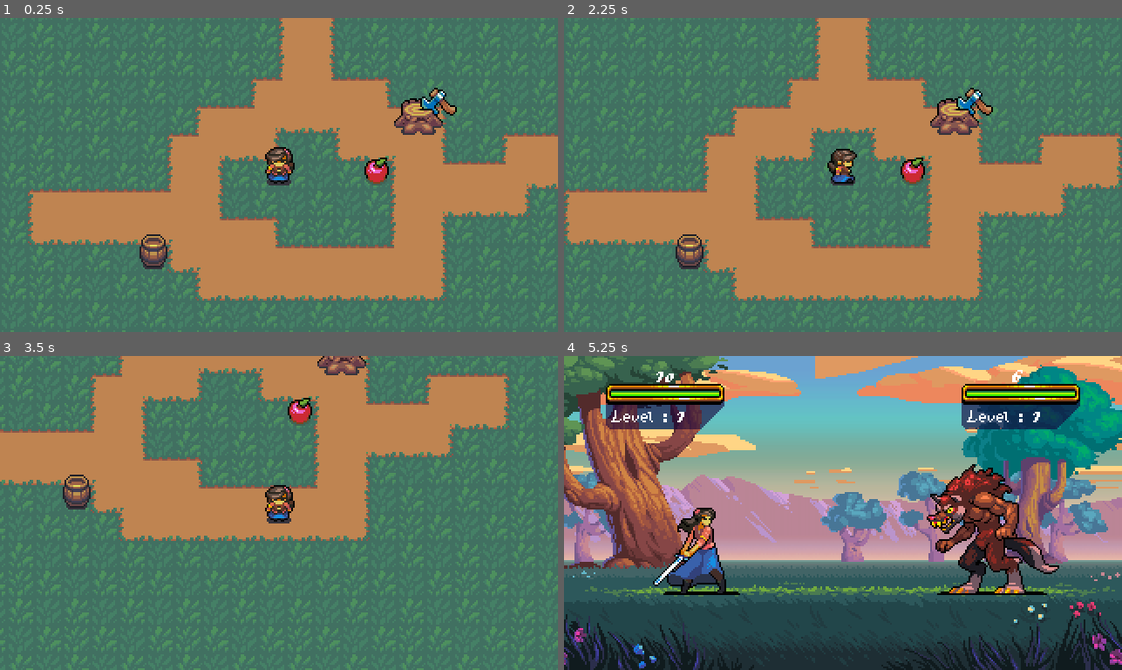
Above: before the commit, frames 1-4 (two rows, left to right).
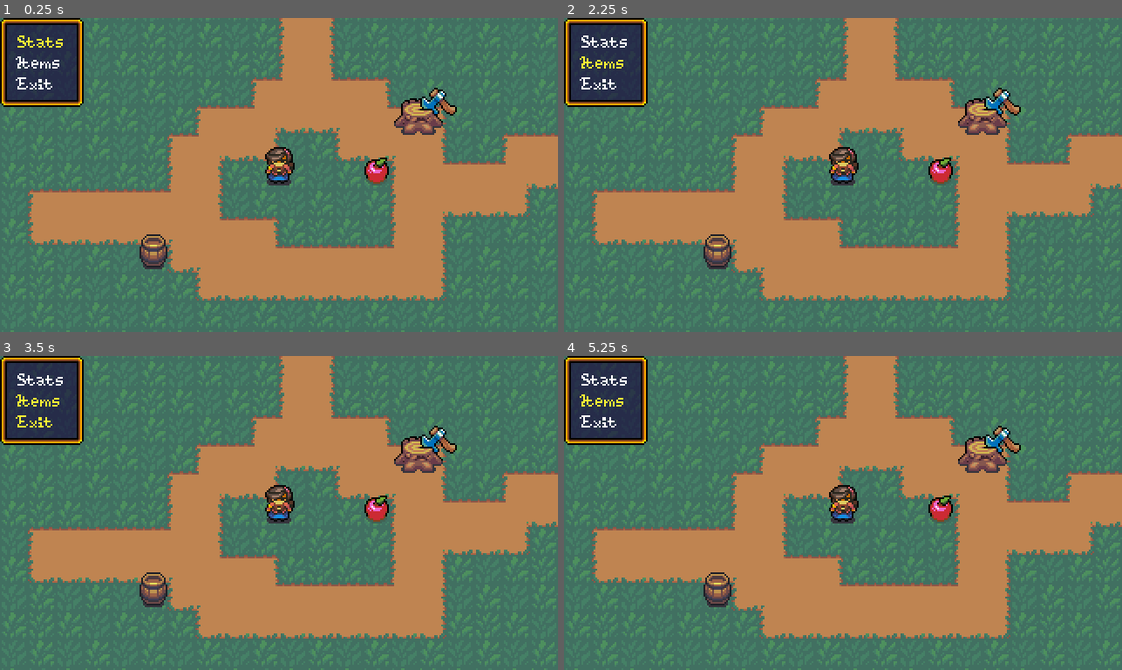
Above: after the commit, the same moments.

Repository: apiotrowski255/westwick
Game: Godot game, scene res://World/Town.tscn
The game is run twice, just before and just after one commit, with the same random seed, the same clock (stepped at 60 frames per second) and the same inputs.
Inputs (mouse positions are in pixels of both pictures, inside the frame that each line leads up to):
- Up to frame 1 (0.25 s): no input
- Up to frame 2 (2.25 s): click (608, 43) at 0.5 s, where only the run after the commit has a clickable "Stats"; click (608, 61) at 1.25 s, where only the run after the commit has a clickable "Items"; tap Enter (ui_accept) at 2 s; hold Right (ui_right) from 2.03 s (still down)
- Up to frame 3 (3.5 s): tap Enter (ui_accept) at 2.27, 3.02 s; release Right (ui_right) at 2.78 s; hold Down (ui_down) from 2.78 s (still down)
- Up to frame 4 (5.25 s): release Down (ui_down) at 3.53 s; hold Right (ui_right) 3.53-4.28 s; hold Up (ui_up) 4.28-5.03 s; hold Left (ui_left) from 5.03 s (still down)

The runs differ from the first frame. In frame 1, 4.2% of the frame differs, in the area x 0-15%, y 0-29%; in frame 2, 22%; in frame 3, 55%; in frame 4, 96%, in the area x 0-100%, y 0-100%.

Commit message:
starting overworld UI

Diff:
--- /dev/null
+++ b/UI/OverworldMenu.gd
@@ -0,0 +1,22 @@
+extends FocusMenu
+class_name OverworldMenu
+
+enum {STATS, ITEMS, EXIT}
+
+signal option_selected(option)
+
+func _ready() -> void:
+	get_tree().paused = true
+	grab_focus()
+
+
+func _on_StatsButton_button_down() -> void:
+	emit_signal("option_selected", STATS)
+
+
+func _on_ItemsButton_button_down() -> void:
+	emit_signal("option_selected", ITEMS)
+
+
+func _on_ExitButton_button_down() -> void:
+	emit_signal("option_selected", EXIT)
--- /dev/null
+++ b/UI/OverworldMenu.tscn
@@ -0,0 +1,52 @@
+[gd_scene load_steps=4 format=2]
+
+[ext_resource path="res://UI/DefaultTheme.tres" type="Theme" id=1]
+[ext_resource path="res://UI/OverworldMenu.gd" type="Script" id=2]
+[ext_resource path="res://UI/ParentButton.tscn" type="PackedScene" id=3]
+
+[node name="OverworldMenu" type="PanelContainer"]
+pause_mode = 2
+margin_right = 14.0
+margin_bottom = 14.0
+rect_min_size = Vector2( 48, 0 )
+theme = ExtResource( 1 )
+script = ExtResource( 2 )
+focus_nodes = [ NodePath("MarginContainer/VBoxContainer/StatsButton"), NodePath("MarginContainer/VBoxContainer/ItemsButton"), NodePath("MarginContainer/VBoxContainer/ExitButton") ]
+
+[node name="MarginContainer" type="MarginContainer" parent="."]
+margin_left = 4.0
+margin_top = 4.0
+margin_right = 44.0
+margin_bottom = 47.0
+custom_constants/margin_right = 4
+custom_constants/margin_top = 4
+custom_constants/margin_left = 6
+custom_constants/margin_bottom = 4
+
+[node name="VBoxContainer" type="VBoxContainer" parent="MarginContainer"]
+margin_left = 6.0
+margin_top = 4.0
+margin_right = 36.0
+margin_bottom = 39.0
+custom_constants/separation = 1
+
+[node name="StatsButton" parent="MarginContainer/VBoxContainer" instance=ExtResource( 3 )]
+margin_right = 30.0
+margin_bottom = 11.0
+text = "Stats"
+
+[node name="ItemsButton" parent="MarginContainer/VBoxContainer" instance=ExtResource( 3 )]
+margin_top = 12.0
+margin_right = 30.0
+margin_bottom = 23.0
+text = "Items"
+
+[node name="ExitButton" parent="MarginContainer/VBoxContainer" instance=ExtResource( 3 )]
+margin_top = 24.0
+margin_right = 30.0
+margin_bottom = 35.0
+text = "Exit"
+
+[connection signal="button_down" from="MarginContainer/VBoxContainer/StatsButton" to="." method="_on_StatsButton_button_down"]
+[connection signal="button_down" from="MarginContainer/VBoxContainer/ItemsButton" to="." method="_on_ItemsButton_button_down"]
+[connection signal="button_down" from="MarginContainer/VBoxContainer/ExitButton" to="." method="_on_ExitButton_button_down"]
--- a/UI/OverworldUI.tscn
+++ b/UI/OverworldUI.tscn
@@ -1,9 +1,12 @@
-[gd_scene load_steps=2 format=2]
+[gd_scene load_steps=3 format=2]
 
 [ext_resource path="res://UI/DialogBox.tscn" type="PackedScene" id=1]
+[ext_resource path="res://UI/OverworldMenu.tscn" type="PackedScene" id=2]
 
 [node name="OverworldUI" type="CanvasLayer"]
 layer = 10
 
 [node name="DialogBox" parent="." instance=ExtResource( 1 )]
 visible = false
+
+[node name="OverworldMenu" parent="." instance=ExtResource( 2 )]
--- a/project.godot
+++ b/project.godot
@@ -93,6 +93,11 @@
 "class": "NPC",
 "language": "GDScript",
 "path": "res://World/NPC.gd"
+}, {
+"base": "FocusMenu",
+"class": "OverworldMenu",
+"language": "GDScript",
+"path": "res://UI/OverworldMenu.gd"
 }, {
 "base": "Button",
 "class": "ParentButton",
@@ -152,6 +157,7 @@
 "Math": "",
 "MeleeBattleAction": "",
 "NPC": "",
+"OverworldMenu": "",
 "ParentButton": "",
 "PlayerClassStats": "",
 "Projectile": "",
